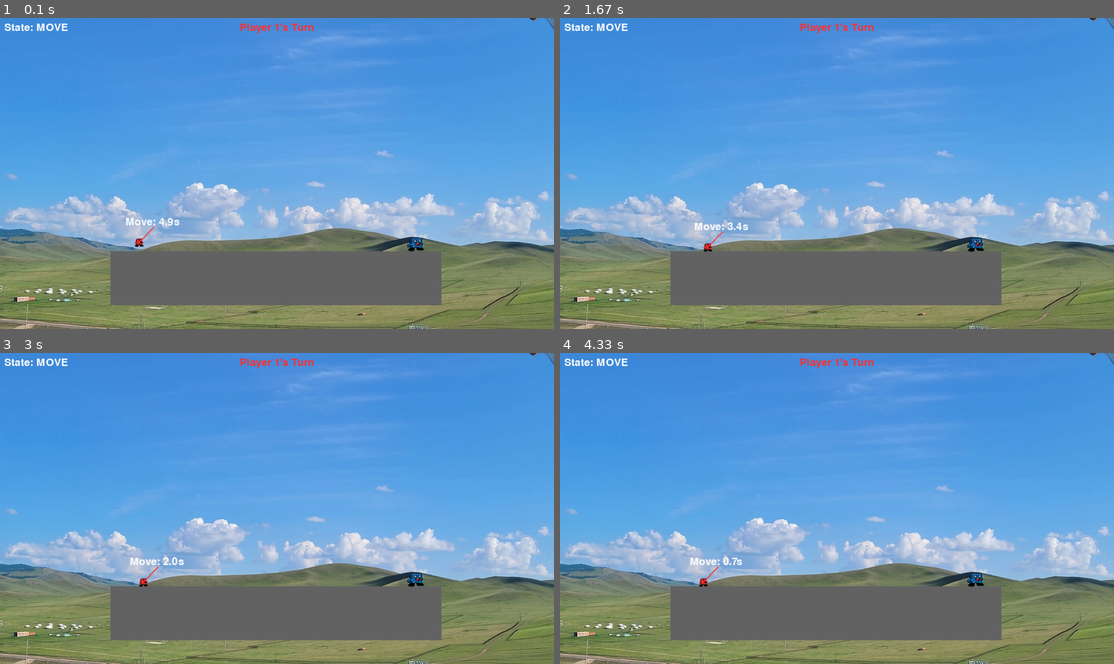
Above: before the commit, frames 1-4 (two rows, left to right).
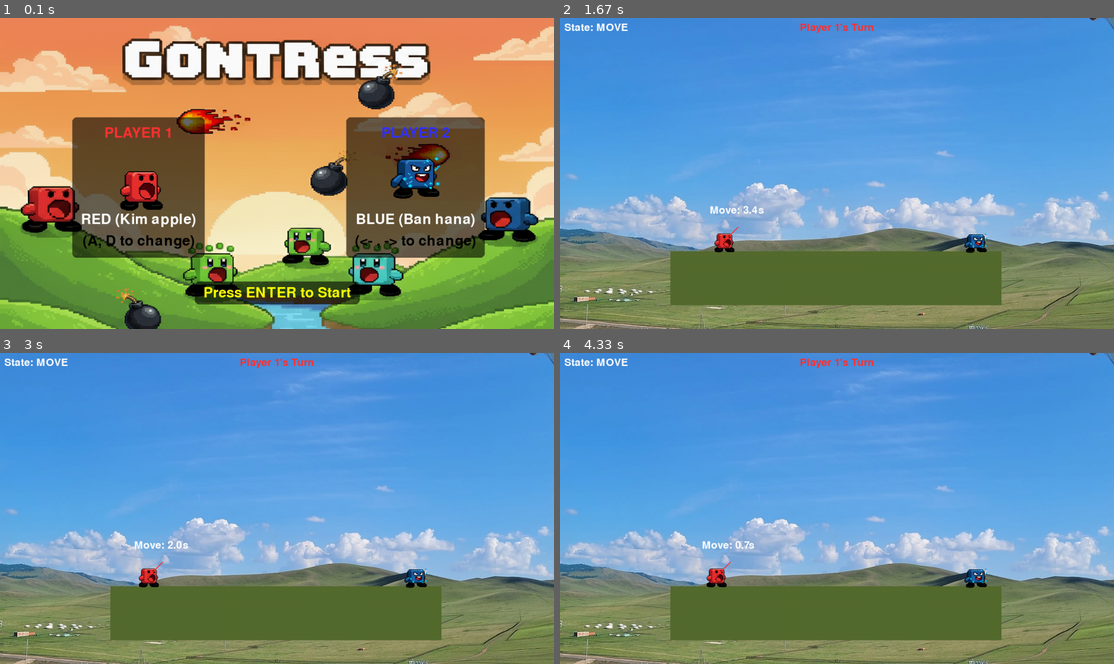
Above: after the commit, the same moments.

Repository: gonida1010/MyGame
Game: pygame game, started from Pygame_main.py
Same seed, same stepped clock (60 frames per second), same inputs: the game is played once before the commit and once after it.
Inputs:
- Up to frame 1 (0.1 s): no input
- Up to frame 2 (1.67 s): tap Enter at 0.33 s; hold D 0.67-1.13 s; hold D 1.17-1.63 s
- Up to frame 3 (3 s): hold A 1.67-2.2 s; hold A 2.23-2.63 s; hold D from 2.67 s (still down)
- Up to frame 4 (4.33 s): release D at 3.3 s; hold A 3.33-3.8 s; hold D 3.83-4.3 s

The runs differ from the first frame. In frame 1, 99% of the frame differs, in the area x 0-100%, y 0-100%; in frame 2, 11%; in frame 3, 11%; in frame 4, 11%.

Commit message:
배경이미지, 글자 수정

Diff:
--- a/Pygame_main.py
+++ b/Pygame_main.py
@@ -8,10 +8,10 @@
 SCREEN_WIDTH = 1280
 SCREEN_HEIGHT = 720
 FPS = 60
-GRAVITY = 0.1  # 중력세기 테스트중
-PROJECTILE_VELOCITY = 8  # 발사 세기 (고정)
-
-# 임시 색상 설정
+GRAVITY = 0.15  # 중력세기 테스트중
+PROJECTILE_VELOCITY = 10  # 발사 세기 (고정)
+
+# 색상 설정
 BLACK = (0, 0, 0)
 WHITE = (255, 255, 255)
 RED = (255, 50, 50)
@@ -20,6 +20,11 @@
 YELLOW = (255, 255, 0)
 GRAY = (100, 100, 100)
 SKY_BLUE = (135, 206, 235)
+# 색깔 추가
+EARTH_GREEN = (85, 107, 47)  # 평원 (흙/잔디색)
+SNOW_WHITE = (245, 245, 245) # 설원 (하얀색)
+ROCK_GRAY_DARK = (112, 128, 144) # 구룽지 (어두운 바위색)
+ROCK_GRAY_LIGHT = (169, 169, 169) # 구룽지 (밝은 바위색)
 
 # 타일 설정
 TILE_SIZE = 5  # 맵 타일 크기
@@ -30,18 +35,27 @@
 class Player(pygame.sprite.Sprite):
     def __init__(self, x, y, color, controls, char_type=1):
         super().__init__()
+
+        size_red = (TILE_SIZE * 19, TILE_SIZE * 19)   # 예: (40, 40)
+        size_blue = (TILE_SIZE * 11, TILE_SIZE * 11) # 예: (50, 50) - 파란색은 더 크게
+        size_green = (TILE_SIZE * 20, TILE_SIZE * 20)  # 예: (40, 40)
+        size_default = (TILE_SIZE * 10, TILE_SIZE * 10) # 기본 사각형
+
         if char_type == 1:
             self.image = pygame.image.load('./images/red.png').convert_alpha()
+            self.image = pygame.transform.scale(self.image, size_red)
         elif char_type == 2:
             self.image = pygame.image.load('./images/blue.png').convert_alpha()
+            self.image = pygame.transform.scale(self.image, size_blue)
         elif char_type == 3:
             self.image = pygame.image.load('./images/green.png').convert_alpha()
+            self.image = pygame.transform.scale(self.image, size_green)
         else:  # (기본값) 또는 선택 오류 시 기본 픽셀로 된 이미지
-            self.image = pygame.Surface((TILE_SIZE * 4, TILE_SIZE * 4))
+            self.image = pygame.Surface(size_default)
             self.image.fill(color)
 
-        # 이미지를 먼저 원하는 크기로 조절합니다.
-        self.image = pygame.transform.scale(self.image, (TILE_SIZE * 8, TILE_SIZE * 8))
+        self.image_right = self.image
+        self.image_left = pygame.transform.flip(self.image_right, True, False)
 
         self.rect = self.image.get_rect(center=(x, y))
 
@@ -52,11 +66,11 @@
         self.facing_right = True
 
         if self.char_type == 1:
-            self.y_offset = -12  # 빨간색 캐릭터의 발 위치 오프셋
+            self.y_offset = -29  # 빨간색 캐릭터의 발 위치 오프셋
         elif self.char_type == 2:
-            self.y_offset = -2  # 파란색 캐릭터의 발 위치 오프셋
+            self.y_offset = -5  # 파란색 캐릭터의 발 위치 오프셋
         elif self.char_type == 3:
-            self.y_offset = 10  # 초록색 캐릭터의 발 위치 오프셋
+            self.y_offset = -27  # 초록색 캐릭터의 발 위치 오프셋
         else:
             self.y_offset = 0   # 기본 사각형 캐릭터의 오프셋
 
@@ -99,12 +113,16 @@
         # 화면 밖으로 나가지 않도록 입력하기
         if 0 <= new_x and new_x + self.rect.width <= SCREEN_WIDTH:
             self.rect.x = new_x
+
             if dx > 0:
                 self.facing_right = True
             elif dx < 0:
                 self.facing_right = False
-
-        # TODO: 지형 충돌 로직 추가 필요
+            if self.facing_right:
+                self.image = self.image_right
+            else:
+                self.image = self.image_left
+
 
     def draw_aim_indicator(self, surface):
         # 현재 각도로 조준선 그리기
@@ -125,11 +143,12 @@
     def __init__(self):
         # 2D 배열로 맵 표현 (0: 빈 공간, 1: 흙)
         self.tiles = [[0 for _ in range(MAP_WIDTH)] for _ in range(MAP_HEIGHT)]
-        # self.create_flat_map()
+        self.map_theme = "default"
 
     # 맵 1번: 평평한 맵
     def create_map_1(self):
         print("Loding Map 1: 평원")
+        self.map_theme = "plains"
         map_level = MAP_HEIGHT * 3 // 4
         terrain_thickness = 25  # 땅 두께 타일 개수
 
@@ -143,6 +162,7 @@
 
     def create_map_2(self):
         print("Loding Map 2: 구룽지")
+        self.map_theme = "hills"
         map_level = MAP_HEIGHT * 3 // 4
         terrain_thickness = 25  # 땅 두께 설정
 
@@ -150,13 +170,12 @@
         spawn_x_2 = (SCREEN_WIDTH * 3 // 4) // TILE_SIZE
         platform_width = 30
 
-        # [!!!] (수정) MAP_HEIGHT 대신 'map_level + terrain_thickness' 까지 루프
+        # MAP_HEIGHT 대신 'map_level + terrain_thickness' 까지 루프
         for y in range(map_level, map_level + terrain_thickness):
             if y >= MAP_HEIGHT:
                 break
 
             for x in range(MAP_WIDTH):
-                # ... (이하 is_platform_area 로직은 동일) ...
                 is_platform_area = False
                 if x <= spawn_x_1 + platform_width // 2:
                     is_platform_area = True
@@ -164,12 +183,16 @@
                     is_platform_area = True
 
                 if is_platform_area:
-                    self.tiles[y][x] = 1
+                    if random.random() < 0.3:
+                        self.tiles[y][x] = 2
+                    else:
+                        self.tiles[y][x] = 1
                 else:
                     self.tiles[y][x] = 0
 
     def create_map_3(self):
         print("Loding Map 3: 설원")
+        self.map_theme = "snow"
         base_level = MAP_HEIGHT * 3 // 4
         terrain_thickness = 25
 
@@ -200,8 +223,23 @@
         # 지형 그리기
         for y, row in enumerate(self.tiles):
             for x, tile in enumerate(row):
-                if tile == 1:
-                    rect = pygame.Rect(x * TILE_SIZE, y * TILE_SIZE, TILE_SIZE, TILE_SIZE)
+
+                if tile == 0:
+                    continue # 빈 공간은 그리지 않음
+
+                rect = pygame.Rect(x * TILE_SIZE, y * TILE_SIZE, TILE_SIZE, TILE_SIZE)
+
+                if self.map_theme == "plains":
+                    pygame.draw.rect(surface, EARTH_GREEN, rect)
+                elif self.map_theme == "snow":
+                    pygame.draw.rect(surface, SNOW_WHITE, rect)
+                elif self.map_theme == "hills":
+                    if tile == 1:
+                        pygame.draw.rect(surface, ROCK_GRAY_DARK, rect)
+                    elif tile == 2:
+                        pygame.draw.rect(surface, ROCK_GRAY_LIGHT, rect)
+                else:
+                    # 기본 맵 (오류 시 회색)
                     pygame.draw.rect(surface, GRAY, rect)
 
     def destroy_terrain(self, x, y, radius):
@@ -250,8 +288,8 @@
         self.hit = False
 
         # (추가) 그린 스킬을 위한 변수
-        self.prev_vel_y = self.vel_y    # 이전 y속도 (정점 확인용)
         self.split_done = False         # 분리가 완료되었는지
+        self.spawn_time = pygame.time.get_ticks()
 
     def update(self, terrain, players):
         new_projectiles = [] # (추가) 새로 생성될 발사체를 담을 리스트
@@ -259,26 +297,29 @@
         if not self.hit:
             # (추가) 그린 스킬 - 정점에서 분리 로직
             if self.char_type == 3 and self.bonus_shot and not self.split_done:
+                split_delay = 700 # 몇 초 후에 분리 되는지 설정
+                current_time = pygame.time.get_ticks()
+
                 # 1. 포물선의 정점(vel_y가 0을 지날 때)인지 확인
-                if self.vel_y > 0 and self.prev_vel_y <= 0:
+                if current_time - self.spawn_time > split_delay:
                     print("그린 스킬 발동!")
                     self.split_done = True # 한 번만 분리되도록
 
                     # 2. 3개의 새로운 '자식' 발사체 생성
                     # (char_type은 3, bonus_shot은 False로 줘서 자식이 또 분리되지 않게 함)
                     p1 = Projectile(self.x, self.y, 0, 3, False)
-                    p1.vel_x = self.vel_x - 3   # 좌측
-                    p1.vel_y = self.vel_y - 2   # 살짝 위로
+                    p1.vel_x = self.vel_x -1   # 좌측
+                    p1.vel_y = self.vel_y
                     p1.split_done = True        # 자식은 분리 안 함
 
                     p2 = Projectile(self.x, self.y, 0, 3, False)
                     p2.vel_x = self.vel_x       # 중앙
-                    p2.vel_y = self.vel_y - 3   # 더 위로 (가운데가 높이)
+                    p2.vel_y = self.vel_y       # 더 위로 (가운데가 높이)
                     p2.split_done = True
 
                     p3 = Projectile(self.x, self.y, 0, 3, False)
-                    p3.vel_x = self.vel_x + 3   # 우측
-                    p3.vel_y = self.vel_y - 2   # 살짝 위로
+                    p3.vel_x = self.vel_x + 1   # 우측
+                    p3.vel_y = self.vel_y
                     p3.split_done = True
 
                     new_projectiles.extend([p1, p2, p3])
@@ -302,7 +343,7 @@
             tile_y = self.rect.centery // TILE_SIZE
 
             if 0 <= tile_x < MAP_WIDTH and 0 <= tile_y < MAP_HEIGHT:
-                if terrain.tiles[tile_y][tile_x] == 1:
+                if terrain.tiles[tile_y][tile_x] in (1, 2):
                     self.hit = True
                     self.explode(terrain, players)
                     return new_projectiles
@@ -311,7 +352,6 @@
             if not (0 <= self.rect.centerx <= SCREEN_WIDTH and 0 <= self.rect.centery <= SCREEN_HEIGHT * 2):
                 self.kill() # 스프라이트 그룹에서 제거
 
-        self.prev_vel_y = self.vel_y
         return new_projectiles
 
     # 지형 파괴 속성 함수 만들기
@@ -371,7 +411,7 @@
 
 # 메인 게임 로직 클래스 설정
 class Game:
-    def __init__(self, surface):
+    def __init__(self, surface, p1_type, p2_type):
         self.surface = surface
         self.clock = pygame.time.Clock()
         self.font = pygame.font.SysFont(None, 36)
@@ -382,8 +422,8 @@
         # 랜덤으로 돌릴 맵들을 리스트로 저장하기
         map_choices = [
             {'bg': './images/평야배경.jpg', 'terrain_method': self.terrain.create_map_1},
-            {'bg': './images/설원배경.jpg', 'terrain_method': self.terrain.create_map_2},
-            {'bg': './images/우주하늘배경.jpg', 'terrain_method': self.terrain.create_map_3}
+            {'bg': './images/우주하늘배경.jpg', 'terrain_method': self.terrain.create_map_2},
+            {'bg': './images/설원배경.jpg', 'terrain_method': self.terrain.create_map_3}
         ]
 
         # 저장한 리스트에 있는 맵들을 랜덤으로 선택하기
@@ -407,10 +447,10 @@
         self.player_list = [
             Player(SCREEN_WIDTH // 4,
                    0,
-                   RED, player_1_controls, char_type=1),
+                   RED, player_1_controls, char_type=p1_type),
             Player(SCREEN_WIDTH * 3 // 4,
                    0,
-                   BLUE, player_2_controls, char_type=2)
+                   BLUE, player_2_controls, char_type=p2_type)
         ]
         self.players.add(self.player_list)
 
@@ -441,8 +481,14 @@
         self.bonus_shot = False
 
     def run(self):
-        while True:
-            self.handle_events()
+        while True: # 게임 루프
+            event_result = self.handle_events() # 이벤트 처리
+
+            if event_result == 'QUIT':
+                return 'QUIT' # 메인 루프에 '종료' 신호 전달
+            if event_result == 'RESTART':
+                return 'RESTART' # 메인 루프에 '재시작' 신호 전달
+
             self.update()
             self.draw()
             self.clock.tick(FPS)
@@ -451,18 +497,13 @@
         events = pygame.event.get()
         for event in events:
             if event.type == pygame.QUIT:
-                pygame.quit()
-                sys.exit()
-
-            # --- 상태별 키 입력 처리 ---
-            keys = pygame.key.get_pressed()
-
-            # [1. 이동 상태]
-            if self.game_state == "MOVE":
-                if keys[self.current_player.controls['left']]:
-                    self.current_player.move(-5, self.terrain)
-                if keys[self.current_player.controls['right']]:
-                    self.current_player.move(5, self.terrain)
+                return 'QUIT'
+
+            # 재시작 로직 추가하기 키보드 R키로 설정
+            if self.game_state == "GAMEOVER":
+                if event.type == pygame.KEYDOWN and event.key == pygame.K_r:
+                    print("재시작! 캐릭터 선택창으로 돌아갑니다...")
+                    return 'RESTART'
 
             # [2. 조준 1단계 (각도) 상태]
             elif self.game_state == "AIM_1":
@@ -492,6 +533,16 @@
                         print("실패!")
 
                     self.fire_projectile()
+
+        keys = pygame.key.get_pressed()
+
+        if self.game_state == "MOVE":
+            if keys[self.current_player.controls['left']]:
+                self.current_player.move(-1, self.terrain)
+            if keys[self.current_player.controls['right']]:
+                self.current_player.move(1, self.terrain)
+
+        return None   # 신호 없으면 게임 계속 진행하기
 
     def update(self):
         current_time = pygame.time.get_ticks()
@@ -540,7 +591,6 @@
 
         # 공통 업데이트
         self.players.update(self.terrain)
-        self.projectiles.update(self.terrain, self.players)
 
         new_projectiles_list = []
         for proj in self.projectiles:
@@ -572,9 +622,6 @@
             print("레드 스킬 발동! 3발 연속 발사!")
             self.multi_shot_counter = 3  # (총 3발)
             self.multi_shot_angle = angle
-
-            # (중요) 스킬 발동했으니 bonus_shot 플래그는 '사용'한 것으로 간주
-            # self.bonus_shot = False # (이건 explode 수정을 보고 결정)
 
         # 2. 그 외 모든 경우 (일반 발사)
         else:
@@ -665,15 +712,197 @@
         elif self.game_state == "GAMEOVER":
             win_text = self.font.render(f"Player {self.player_list.index(self.winner) + 1} WINS!", True, self.winner.color, BLACK)
             self.surface.blit(win_text, (SCREEN_WIDTH // 2 - win_text.get_width() // 2, SCREEN_HEIGHT // 2 - win_text.get_height() // 2))
+            # 재시작 안내 텍스트 출력
+            restart_font = pygame.font.SysFont(None, 30)
+            restart_text = restart_font.render("Press 'R' to Restart", True, WHITE, BLACK)
+            self.surface.blit(restart_text, (SCREEN_WIDTH // 2 - restart_text.get_width() // 2, SCREEN_HEIGHT // 2 + 40))
 
         pygame.display.flip()
 
-# 게임 시작
-if __name__ == "__main__":
+# 메인 화면 출력과 케릭터 선택창 만들기
+def character_selection_screen(screen, clock):
+
+    # 배경 이미지 추가
+    try:
+        main_background_image = pygame.image.load('./images/시작화면배경.png').convert()
+        main_background_image = pygame.transform.scale(main_background_image, (SCREEN_WIDTH, SCREEN_HEIGHT))
+    except pygame.error as e:
+        print(f"메인 배경 이미지 로드 실패: {e}")
+        main_background_image = None # 로드 실패 시 None으로 설정
+
+    # 케릭터 이미지 붙이기
+    p1_img = pygame.image.load('./images/red.png').convert_alpha()
+    p2_img = pygame.image.load('./images/blue.png').convert_alpha()
+    p3_img = pygame.image.load('./images/green.png').convert_alpha()
+
+    preview_size1 = (200, 200) # 선택창에 보여줄 이미지 크기 (조절 가능)
+    preview_size2 = (120, 120) # 선택창에 보여줄 이미지 크기 (조절 가능)
+    preview_size3 = (200, 200) # 선택창에 보여줄 이미지 크기 (조절 가능)
+    char_images = {
+        1: pygame.transform.scale(p1_img, preview_size1),
+        2: pygame.transform.scale(p2_img, preview_size2),
+        3: pygame.transform.scale(p3_img, preview_size3)
+    }
+
+    font_large = pygame.font.SysFont(None, 72)
+    font_small = pygame.font.SysFont(None, 48)
+
+    p1_choice = 1 # 1: Red, 2: Blue, 3: Green
+    p2_choice = 2
+
+    char_names = {1: "RED (Kim apple)", 2: "BLUE (Ban hana)", 3: "GREEN (Lee Melon)"}
+    char_colors = {1: RED, 2: BLUE, 3: GREEN}
+
+    while True:
+        for event in pygame.event.get():
+            if event.type == pygame.QUIT:
+                return 'QUIT' # 종료
+            if event.type == pygame.KEYDOWN:
+                # P1 선택 (A, D 키)
+                if event.key == pygame.K_a:
+                    p1_choice = (p1_choice - 2) % 3 + 1 # 1->3, 2->1, 3->2
+                if event.key == pygame.K_d:
+                    p1_choice = (p1_choice % 3) + 1 # 1->2, 2->3, 3->1
+
+                # P2 선택 (왼쪽, 오른쪽 화살표)
+                if event.key == pygame.K_LEFT:
+                    p2_choice = (p2_choice - 2) % 3 + 1
+                if event.key == pygame.K_RIGHT:
+                    p2_choice = (p2_choice % 3) + 1
+
+                # 게임 시작 (Enter 또는 스페이스)
+                if event.key == pygame.K_RETURN or event.key == pygame.K_SPACE:
+                    return (p1_choice, p2_choice)
+
+        # 배경 이미지 그리기
+        if main_background_image:
+            screen.blit(main_background_image, (0, 0))
+        else:
+            screen.fill(GRAY)
+
+        # title_text = font_large.render("CHOOSE YOUR CHARACTER", True, WHITE)
+        # screen.blit(title_text, (SCREEN_WIDTH // 2 - title_text.get_width() // 2, 100))
+
+        # 1. P1 정보 미리 정의 (텍스트, 이미지)
+        p1_title = font_small.render("PLAYER 1", True, char_colors[p1_choice])
+        p1_preview_image = char_images[p1_choice]
+        p1_name = font_small.render(char_names[p1_choice], True, WHITE)
+        p1_controls = font_small.render("(A, D to change)", True, BLACK)
+
+        # 2. 반투명 박스 계산
+        # (텍스트와 이미지 중 가장 넓은 것을 기준으로)
+        box_width = max(p1_title.get_width(),
+                        p1_preview_image.get_width(),
+                        p1_name.get_width(),
+                        p1_controls.get_width()) + 40
+
+        # (Y좌표를 기준으로 높이 계산)
+        top_y = 250  # P1 Title Y
+        bottom_y = 500 + p1_controls.get_height() # Controls Y + Controls Height
+
+        padding = 20 # 상/하 여백
+        box_y = top_y - padding
+        box_height = (bottom_y + padding) - box_y # (수정) 실제 콘텐츠 높이에 맞춤
+
+        # 반투명 표면 생성 (SRCALPHA가 중요)
+        transparent_surface = pygame.Surface((box_width, box_height), pygame.SRCALPHA)
+        pygame.draw.rect(transparent_surface, (0, 0, 0, 150), transparent_surface.get_rect(), border_radius=10) # 검정색, 투명도 150
+
+        # 박스 중앙 정렬
+        box_x = SCREEN_WIDTH // 4 - box_width // 2
+        screen.blit(transparent_surface, (box_x, box_y))
+
+        # 3. 그 위에 텍스트와 이미지 그리기
+        screen.blit(p1_title, (SCREEN_WIDTH // 4 - p1_title.get_width() // 2, 250))
+        screen.blit(p1_preview_image, (SCREEN_WIDTH // 4 - p1_preview_image.get_width() // 2, 300))
+        screen.blit(p1_name, (SCREEN_WIDTH // 4 - p1_name.get_width() // 2, 450))
+        screen.blit(p1_controls, (SCREEN_WIDTH // 4 - p1_controls.get_width() // 2, 500))
+
+
+        # 1. P2 정보 미리 정의 (텍스트, 이미지)
+        p2_title = font_small.render("PLAYER 2", True, char_colors[p2_choice])
+        p2_preview_image = char_images[p2_choice]
+        p2_name = font_small.render(char_names[p2_choice], True, WHITE)
+        p2_controls = font_small.render("(<- , -> to change)", True, BLACK)
+
+        # 2. 반투명 박스 계산
+        # (텍스트와 이미지 중 가장 넓은 것을 기준으로)
+        box_width_p2 = max(p2_title.get_width(),
+                           p2_preview_image.get_width(),
+                           p2_name.get_width(),
+                           p2_controls.get_width()) + 40
+
+        # (Y좌표를 기준으로 높이 계산)
+        top_y_p2 = 250  # P2 Title Y
+        bottom_y_p2 = 500 + p2_controls.get_height() # Controls Y + Controls Height
+
+        padding_p2 = 20 # 상/하 여백
+        box_y_p2 = top_y_p2 - padding_p2
+        box_height_p2 = (bottom_y_p2 + padding_p2) - box_y_p2
+
+        # 반투명 표면 생성
+        transparent_surface_p2 = pygame.Surface((box_width_p2, box_height_p2), pygame.SRCALPHA)
+        pygame.draw.rect(transparent_surface_p2, (0, 0, 0, 150), transparent_surface_p2.get_rect(), border_radius=10) # 검정색, 투명도 150
+
+        # 박스 중앙 정렬 (P2 위치 기준)
+        box_x_p2 = (SCREEN_WIDTH * 3 // 4) - box_width_p2 // 2
+        screen.blit(transparent_surface_p2, (box_x_p2, box_y_p2))
+
+        # 3. 그 위에 텍스트와 이미지 그리기
+        screen.blit(p2_title, (SCREEN_WIDTH * 3 // 4 - p2_title.get_width() // 2, 250))
+        screen.blit(p2_preview_image, (SCREEN_WIDTH * 3 // 4 - p2_preview_image.get_width() // 2, 300))
+        screen.blit(p2_name, (SCREEN_WIDTH * 3 // 4 - p2_name.get_width() // 2, 450))
+        screen.blit(p2_controls, (SCREEN_WIDTH * 3 // 4 - p2_controls.get_width() // 2, 500))
+
+
+        # 시작 안내
+        start_text = font_small.render("Press ENTER to Start", True, YELLOW)
+
+        # 시작 안내 텍스트에도 반투명 박스 추가
+        start_box_width = start_text.get_width() + 40
+        start_box_height = start_text.get_height() + 20
+        start_box_x = SCREEN_WIDTH // 2 - start_box_width // 2
+        start_box_y = (SCREEN_HEIGHT - 100) - 10
+
+        transparent_surface_start = pygame.Surface((start_box_width, start_box_height), pygame.SRCALPHA)
+        pygame.draw.rect(transparent_surface_start, (0, 0, 0, 150), transparent_surface_start.get_rect(), border_radius=10)
+        screen.blit(transparent_surface_start, (start_box_x, start_box_y))
+
+        # 시작 안내 텍스트 그리기
+        screen.blit(start_text, (SCREEN_WIDTH // 2 - start_text.get_width() // 2, SCREEN_HEIGHT - 100))
+
+        pygame.display.flip()
+        clock.tick(FPS)
+
+def main():
+    """ 메인 게임 루프 (재시작 처리) """
     pygame.init()
     pygame.font.init()
     screen = pygame.display.set_mode((SCREEN_WIDTH, SCREEN_HEIGHT))
     pygame.display.set_caption("Artillery Knock-off Game Prototype")
-
-    game = Game(screen)
-    game.run()
+    clock = pygame.time.Clock() # 캐릭터 선택창에서도 사용하기 위해
+
+    while True:
+        # 1. 캐릭터 선택창 표시
+        choices = character_selection_screen(screen, clock)
+        if choices == 'QUIT':
+            break
+
+        p1_type, p2_type = choices
+
+        # 2. 게임 시작 (선택된 캐릭터로)
+        game = Game(screen, p1_type, p2_type)
+        game_status = game.run() # 게임 한 판 실행
+
+        if game_status == 'QUIT':
+            break # 전체 게임 종료
+
+        # game_status가 'RESTART'면, while 루프가 처음으로 돌아가
+        # character_selection_screen()을 다시 실행합니다.
+
+    pygame.quit()
+    sys.exit()
+
+# 게임 시작
+if __name__ == "__main__":
+    main() # 메인 함수 호출
Binary file changed: images/green.png
Binary file added: images/시작화면배경.png
